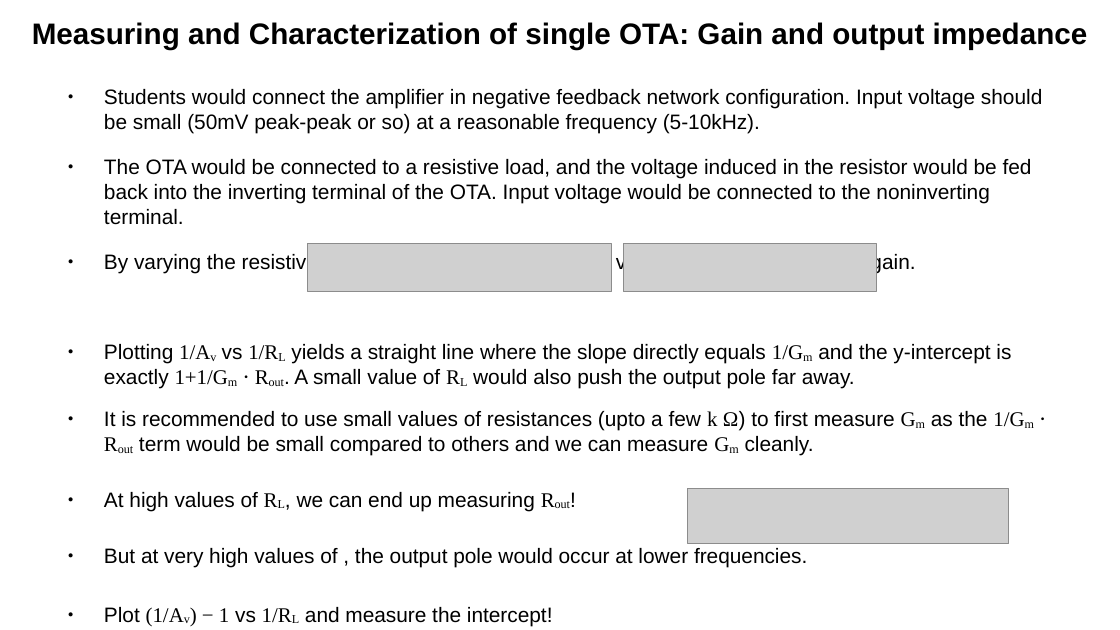
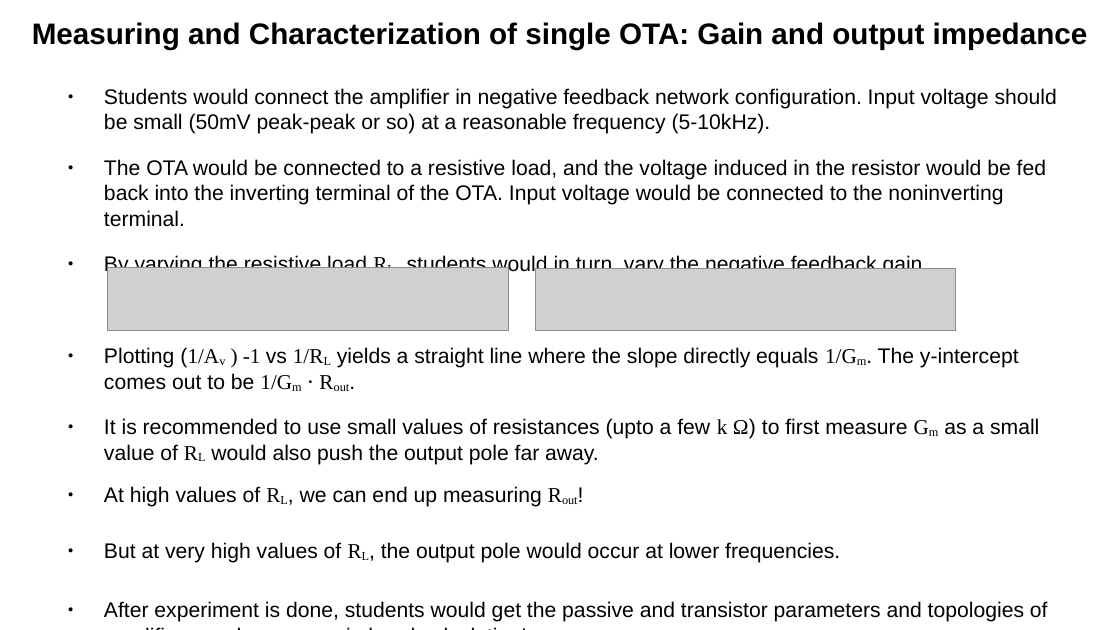
Before and after one commit to madhavgulati277/SSCS-Chipathon-Track-C-MOSbius, a slide deck: slide 27 of ppt_mmg_architecture.odp (slide 26 before the commit). Drawn at 1120x630 pixels with LibreOffice and Linux fonts; fonts in the diff are those of the drawing; grey boxes stand for pictures. Boxes give left, top, right and bottom in pixels: in the first picture for what was removed or moved away, otherwise in the second. Text is boxed around its words. In the diff, an @@ line names an element or a change of style, - is before the commit and + after.

```diff
--- a/ppt_mmg_architecture.odp
+++ b/ppt_mmg_architecture.odp
@@ text at <box>104,88,1057,622</box>: size 14.8 to 15 pt in "Students would connect the amplifier in negative ...", "The OTA would be connected to a ...", "By varying the resistive load RL, students ...", "At high values of RL, we can ..." and 1 more places @@
@@ picture: place and size @@
-picture at <box>308,244,612,292</box>
+picture at <box>108,268,508,330</box>
@@ picture: place and size @@
-picture at <box>624,244,877,292</box>
+picture at <box>537,268,956,331</box>
@@ text at <box>104,347,1039,465</box>: text changed; size 14.8 to 15 pt @@
-● Plotting 1/Av vs 1/RL yields a straight line where the slope directly equals 1/Gm and the y-intercept is exactly 1+1/Gm ⋅ Rout. A small value of RL would also push the output pole far away.
-● It is recommended to use small values of resistances (upto a few k Ω) to first measure Gm as the 1/Gm ⋅ Rout term would be small compared to others and we can measure Gm cleanly.
+● Plotting (1/Av ) -1 vs 1/RL yields a straight line where the slope directly equals 1/Gm. The y-intercept comes out to be 1/Gm ⋅ Rout.
+● It is recommended to use small values of resistances (upto a few k Ω) to first measure Gm as a small value of RL would also push the output pole far away.
@@ picture removed at <box>688,489,1009,544</box> @@
@@ text at <box>104,542,840,563</box>: text changed; size 14.8 to 15 pt @@
-● But at very high values of , the output pole would occur at lower frequencies.
-● Plot (1/Av) − 1 vs 1/RL and measure the intercept!
+● But at very high values of RL, the output pole would occur at lower frequencies.
```
Also in this commit, not shown: 7 other slides changed, 2 slides added, 3 other files.
